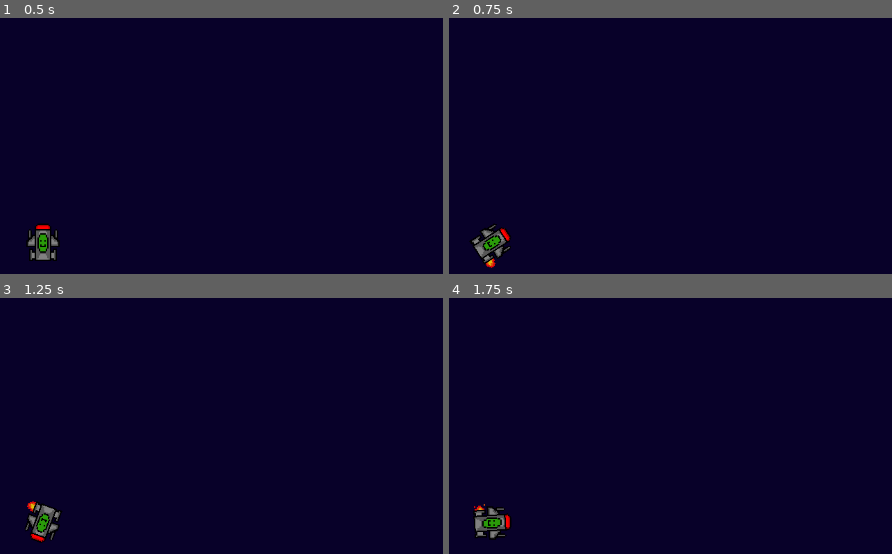
Above: before the commit, frames 1-4 (two rows, left to right).
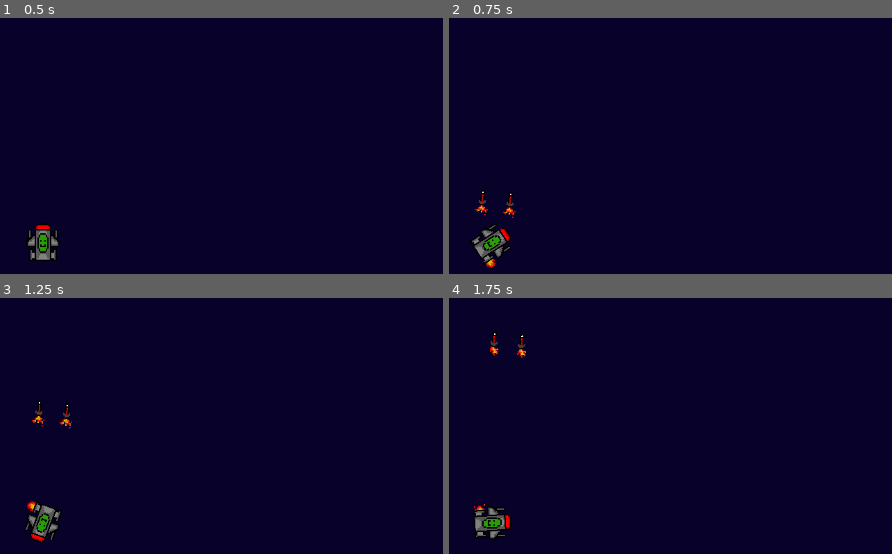
Above: after the commit, the same moments.

Repository: htoo-aung/Asteroids
Game: Godot game, scene res://scenes/main.tscn
Two runs of this game, one before a commit and one after it. Both use one fixed random seed, a clock stepped at 60 frames per second and the inputs below.
Inputs:
- Up to frame 1 (0.5 s): no input
- Up to frame 2 (0.75 s): tap Enter at 0.5 s; hold D (rotate_right) from 0.53 s (still down); hold Space (shoot) from 0.53 s (still down)
- Up to frame 3 (1.25 s): keep holding D (rotate_right); keep holding Space (shoot)
- Up to frame 4 (1.75 s): release D (rotate_right) at 1.28 s; release Space (shoot) at 1.28 s; hold A (rotate_left) from 1.28 s (still down); tap Space (shoot) at 1.35 s

Frame 1 is identical in both runs. In frame 2, 0.2% of the frame differs, in the area x 5-16%, y 67-97%; in frame 3, 0.2%, in the area x 6-17%, y 40-84%; in frame 4, 0.2%.

Commit message:
implemented shooting missiles for player

Diff:
--- /dev/null
+++ b/scenes/missile.tscn
@@ -0,0 +1,50 @@
+[gd_scene load_steps=8 format=3 uid="uid://2j34553hxo3n"]
+
+[ext_resource type="Texture2D" uid="uid://cm77wj32fcxae" path="res://assets/sprites/Spaceship.png" id="1_52nlk"]
+[ext_resource type="Script" path="res://scripts/missile.gd" id="1_q4k2j"]
+
+[sub_resource type="AtlasTexture" id="AtlasTexture_ay3g5"]
+atlas = ExtResource("1_52nlk")
+region = Rect2(32, 128, 32, 32)
+
+[sub_resource type="AtlasTexture" id="AtlasTexture_ntqg5"]
+atlas = ExtResource("1_52nlk")
+region = Rect2(64, 128, 32, 32)
+
+[sub_resource type="AtlasTexture" id="AtlasTexture_dp7h6"]
+atlas = ExtResource("1_52nlk")
+region = Rect2(96, 128, 32, 32)
+
+[sub_resource type="SpriteFrames" id="SpriteFrames_1l24e"]
+animations = [{
+"frames": [{
+"duration": 1.0,
+"texture": SubResource("AtlasTexture_ay3g5")
+}, {
+"duration": 1.0,
+"texture": SubResource("AtlasTexture_ntqg5")
+}, {
+"duration": 1.0,
+"texture": SubResource("AtlasTexture_dp7h6")
+}],
+"loop": true,
+"name": &"shoot",
+"speed": 5.0
+}]
+
+[sub_resource type="CapsuleShape2D" id="CapsuleShape2D_ej3w5"]
+radius = 2.0
+height = 12.0
+
+[node name="Missile" type="Area2D"]
+script = ExtResource("1_q4k2j")
+
+[node name="AnimatedSprite2D" type="AnimatedSprite2D" parent="."]
+sprite_frames = SubResource("SpriteFrames_1l24e")
+animation = &"shoot"
+frame = 2
+frame_progress = 0.767425
+
+[node name="CollisionShape2D" type="CollisionShape2D" parent="."]
+position = Vector2(0, -3)
+shape = SubResource("CapsuleShape2D_ej3w5")
--- a/scenes/player.tscn
+++ b/scenes/player.tscn
@@ -50,6 +50,22 @@
 [sub_resource type="AtlasTexture" id="AtlasTexture_kabdt"]
 atlas = ExtResource("1_ygtwh")
 region = Rect2(0, 32, 32, 32)
+
+[sub_resource type="AtlasTexture" id="AtlasTexture_mge1x"]
+atlas = ExtResource("1_ygtwh")
+region = Rect2(32, 96, 32, 32)
+
+[sub_resource type="AtlasTexture" id="AtlasTexture_eha54"]
+atlas = ExtResource("1_ygtwh")
+region = Rect2(64, 96, 32, 32)
+
+[sub_resource type="AtlasTexture" id="AtlasTexture_0amsh"]
+atlas = ExtResource("1_ygtwh")
+region = Rect2(96, 96, 32, 32)
+
+[sub_resource type="AtlasTexture" id="AtlasTexture_0l0is"]
+atlas = ExtResource("1_ygtwh")
+region = Rect2(0, 128, 32, 32)
 
 [sub_resource type="SpriteFrames" id="SpriteFrames_wf0si"]
 animations = [{
@@ -118,6 +134,32 @@
 "loop": false,
 "name": &"shoot",
 "speed": 5.0
+}, {
+"frames": [{
+"duration": 1.0,
+"texture": SubResource("AtlasTexture_mge1x")
+}, {
+"duration": 1.0,
+"texture": SubResource("AtlasTexture_eha54")
+}, {
+"duration": 1.0,
+"texture": SubResource("AtlasTexture_0amsh")
+}, {
+"duration": 1.0,
+"texture": SubResource("AtlasTexture_0l0is")
+}, {
+"duration": 1.0,
+"texture": SubResource("AtlasTexture_0amsh")
+}, {
+"duration": 1.0,
+"texture": SubResource("AtlasTexture_eha54")
+}, {
+"duration": 1.0,
+"texture": SubResource("AtlasTexture_mge1x")
+}],
+"loop": true,
+"name": &"teleport",
+"speed": 5.0
 }]
 
 [sub_resource type="CapsuleShape2D" id="CapsuleShape2D_cdx77"]
@@ -128,9 +170,17 @@
 
 [node name="AnimatedSprite2D" type="AnimatedSprite2D" parent="."]
 sprite_frames = SubResource("SpriteFrames_wf0si")
-animation = &"shoot"
+animation = &"idle"
 
 [node name="CollisionShape2D" type="CollisionShape2D" parent="."]
 shape = SubResource("CapsuleShape2D_cdx77")
 
 [node name="Timer" type="Timer" parent="."]
+
+[node name="ShootingPoint1" type="Marker2D" parent="."]
+unique_name_in_owner = true
+position = Vector2(-10, -11)
+
+[node name="ShootingPoint2" type="Marker2D" parent="."]
+unique_name_in_owner = true
+position = Vector2(10, -11)
--- /dev/null
+++ b/scripts/missile.gd
@@ -0,0 +1,19 @@
+extends Area2D
+
+@onready var animatedSprite: AnimatedSprite2D = $AnimatedSprite2D
+
+var distance_travelled = 0
+
+func _physics_process(delta: float) -> void:
+	const SPEED = 100.0
+	const RANGE = 500.0
+	var direction = Vector2.UP.rotated(rotation)
+
+	position += SPEED * direction * delta
+	distance_travelled += SPEED * delta
+
+	# Remove object if it travels too long without collision
+	if (distance_travelled > RANGE):
+		queue_free()
+
+	animatedSprite.play("shoot")
--- a/scripts/player.gd
+++ b/scripts/player.gd
@@ -31,8 +31,23 @@
 			shoot(delta)
 
 func shoot(delta: float):
+	const MISSILE = preload("res://scenes/missile.tscn")
+	var new_missile1 = MISSILE.instantiate()
+	var new_missile2 = MISSILE.instantiate()
+
+	new_missile1.global_position = %ShootingPoint1.global_position
+	new_missile1.global_rotation = global_rotation
+	new_missile2.global_position = %ShootingPoint2.global_position
+	new_missile2.global_rotation = global_rotation
+
+	# Add missiles to the main scene instead of the shooting points
+	get_tree().current_scene.add_child(new_missile1)
+	get_tree().current_scene.add_child(new_missile2)
+
 	start_cooldown()
 	animatedSprite.play("shoot")
+
+
 
 func start_cooldown():
 	can_shoot = false
Binary file changed: assets/sprites/Spaceship.aseprite
Binary file changed: assets/sprites/Spaceship.png
Not shown: 1 places in scenes/player.tscn that only renumber resources
